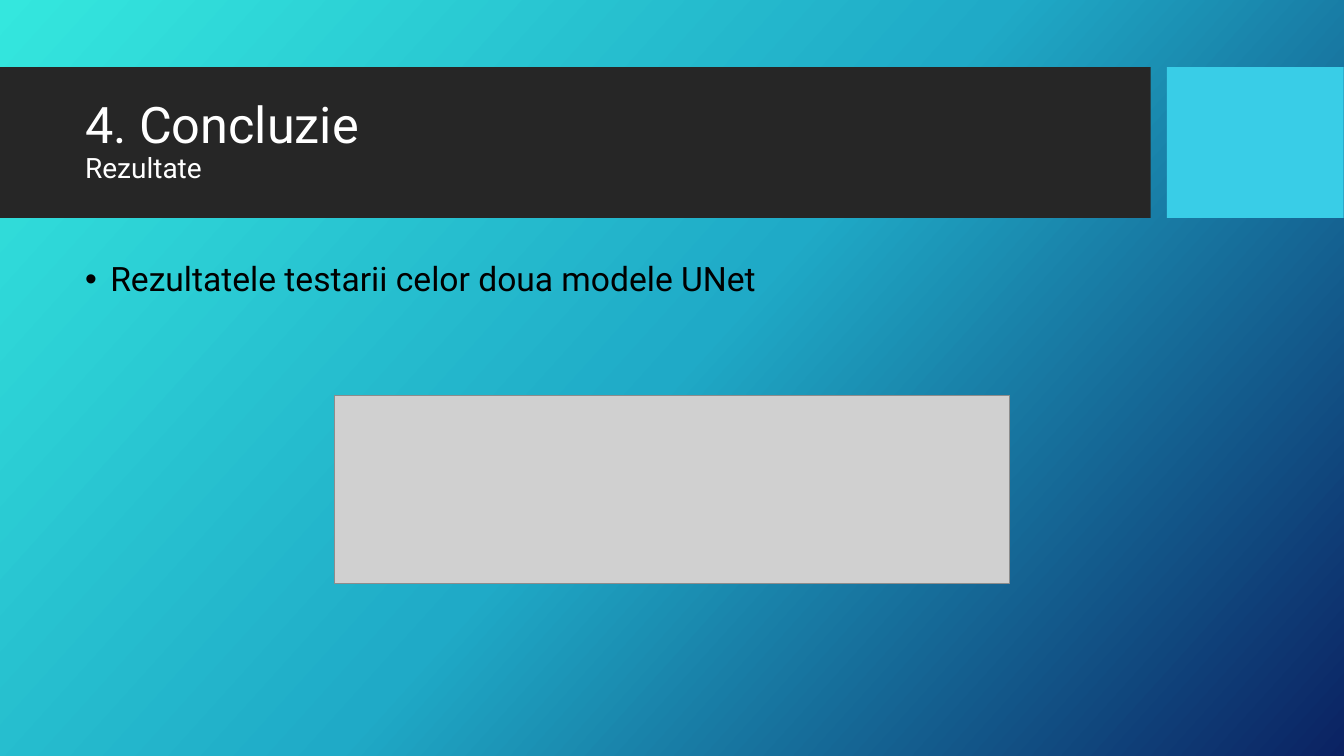
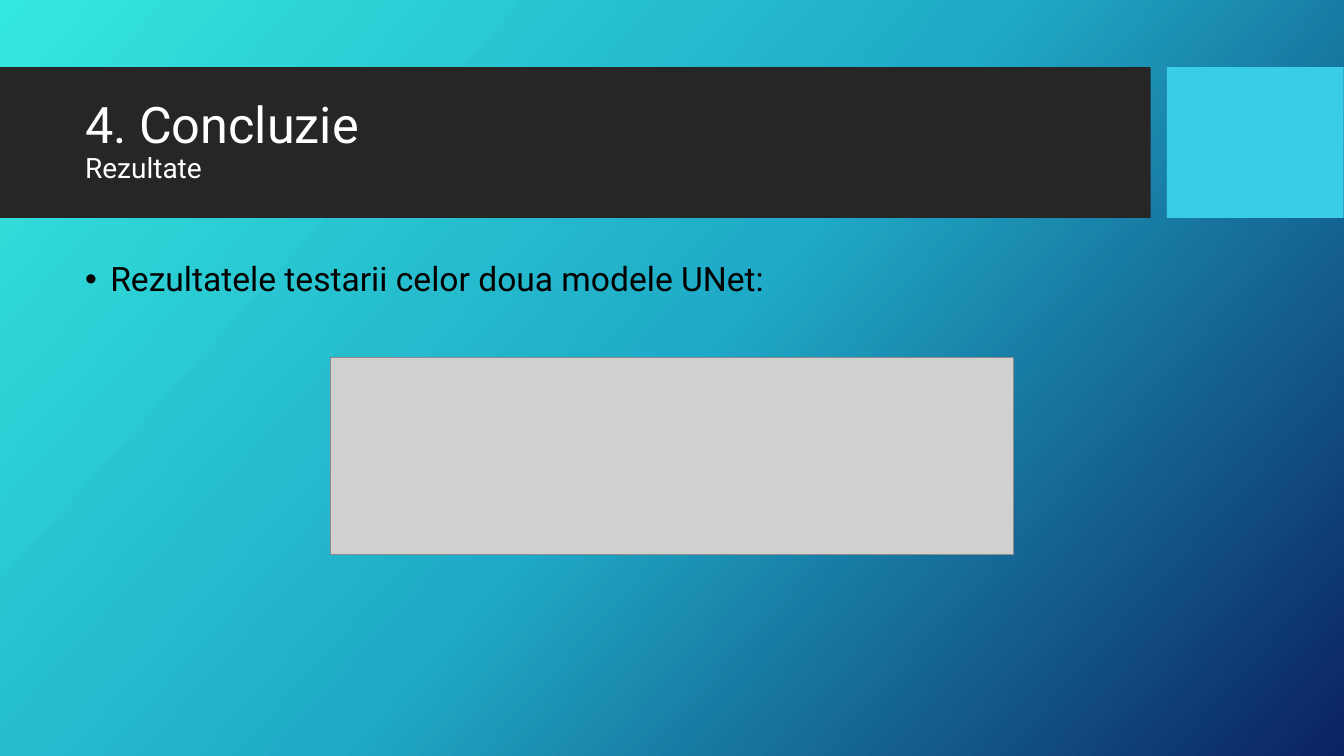
Before and after one commit to adriansarbu2001/potholes-detection, a slide deck: slide 9 of potholes-detection.pptx (slide 8 before the commit). Drawn at 1344x756 pixels with LibreOffice and Linux fonts; fonts in the diff are those of the drawing; grey boxes stand for pictures; background and template pictures are left out. Boxes give left, top, right and bottom in pixels: in the first picture for what was removed or moved away, otherwise in the second. Text is boxed around its words. In the diff, an @@ line names an element or a change of style, - is before the commit and + after.

```diff
--- a/potholes-detection.pptx
+++ b/potholes-detection.pptx
@@ text at [110,265,764,292]: text changed @@
-• Rezultatele testarii celor doua modele UNet
+• Rezultatele testarii celor doua modele UNet:
@@ picture: place and size @@
-picture at [335,395,1010,583]
+picture at [331,358,1013,555]
```
Also in this commit, not shown: 1 other slide changed, 1 slide added.
